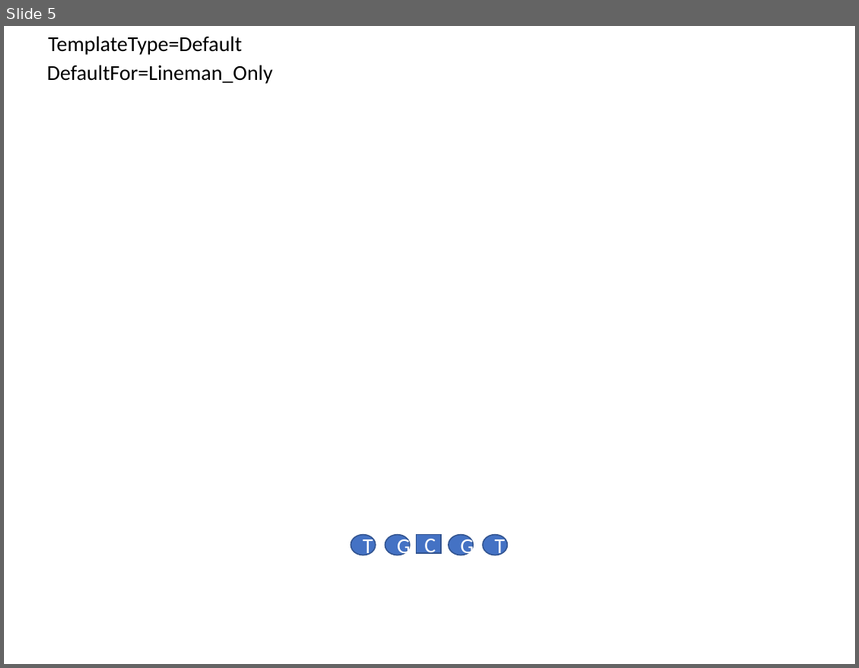
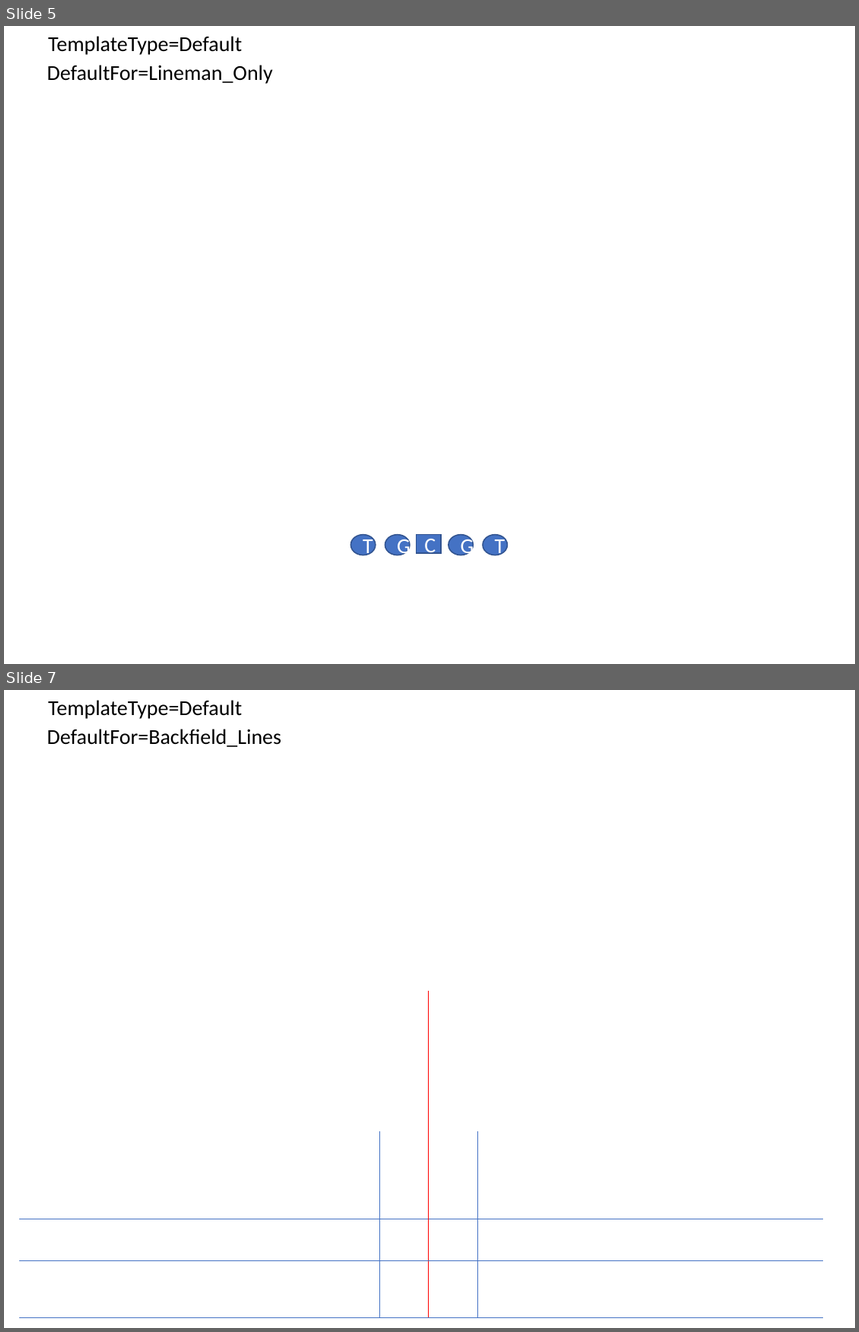
Before and after one commit to Aceplace/VBAScoutCard2, a slide deck: default_templates.pptx. Shown one above the other, each under a label of ours: slide 5 before the commit, slides 5 and 7 after it; the slides between them are not shown. The pictures are 859x668 and 859x1332 pixels, drawn with LibreOffice and Linux fonts; fonts in the diff are those of the drawing. Boxes give left, top, right and bottom in pixels: in the first picture for what was removed or moved away, otherwise in the second. Text is boxed around its words. In the diff, an @@ line names an element or a change of style, - is before the commit and + after.

```diff
--- a/default_templates.pptx
+++ b/default_templates.pptx
@@ slide 7 added at (4, 690, 855, 1328), background #FFFFFF @@
@@ text added at (48, 700, 242, 719), 18 pt, text #000000 @@
+TemplateType=Default
@@ text added at (47, 729, 281, 747), 18 pt, text #000000 @@
+DefaultFor=Backfield_Lines
@@ line added from (429, 1319) to (429, 991), #FF0000 0.5 pt @@
@@ line added from (379, 1132) to (379, 1317), #4472C4 0.5 pt @@
@@ line added from (478, 1132) to (478, 1319), #4472C4 0.5 pt @@
@@ line added from (823, 1220) to (18, 1220), #4472C4 0.5 pt @@
@@ line added from (823, 1262) to (18, 1262), #4472C4 0.5 pt @@
@@ line added from (823, 1319) to (18, 1319), #4472C4 0.5 pt @@
```
Also in this commit, not shown: 1 other slide added, 2 other files.
